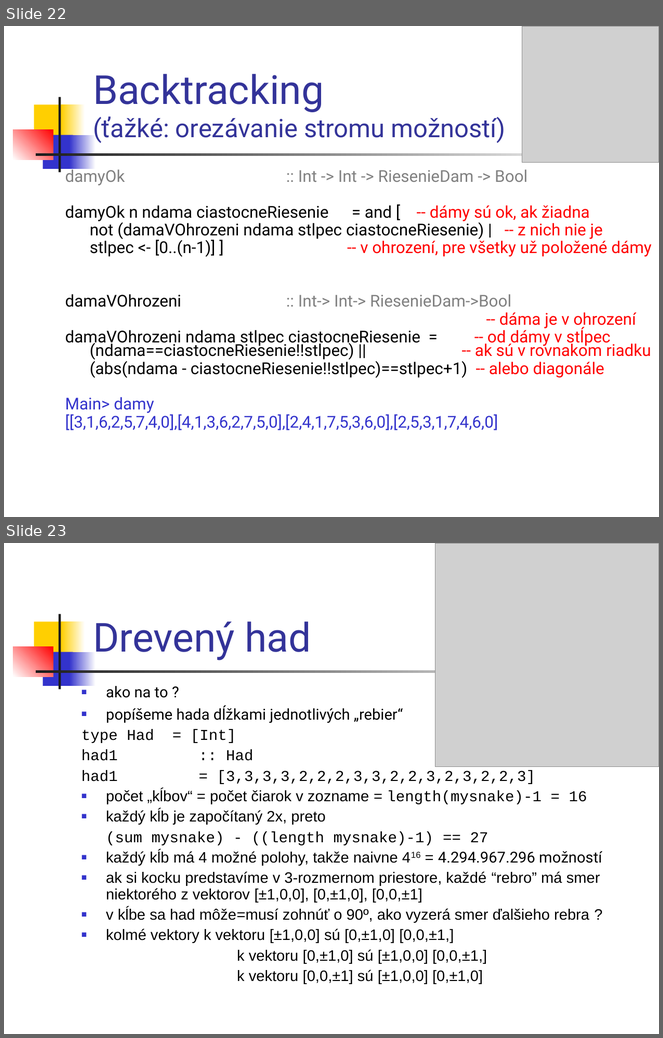
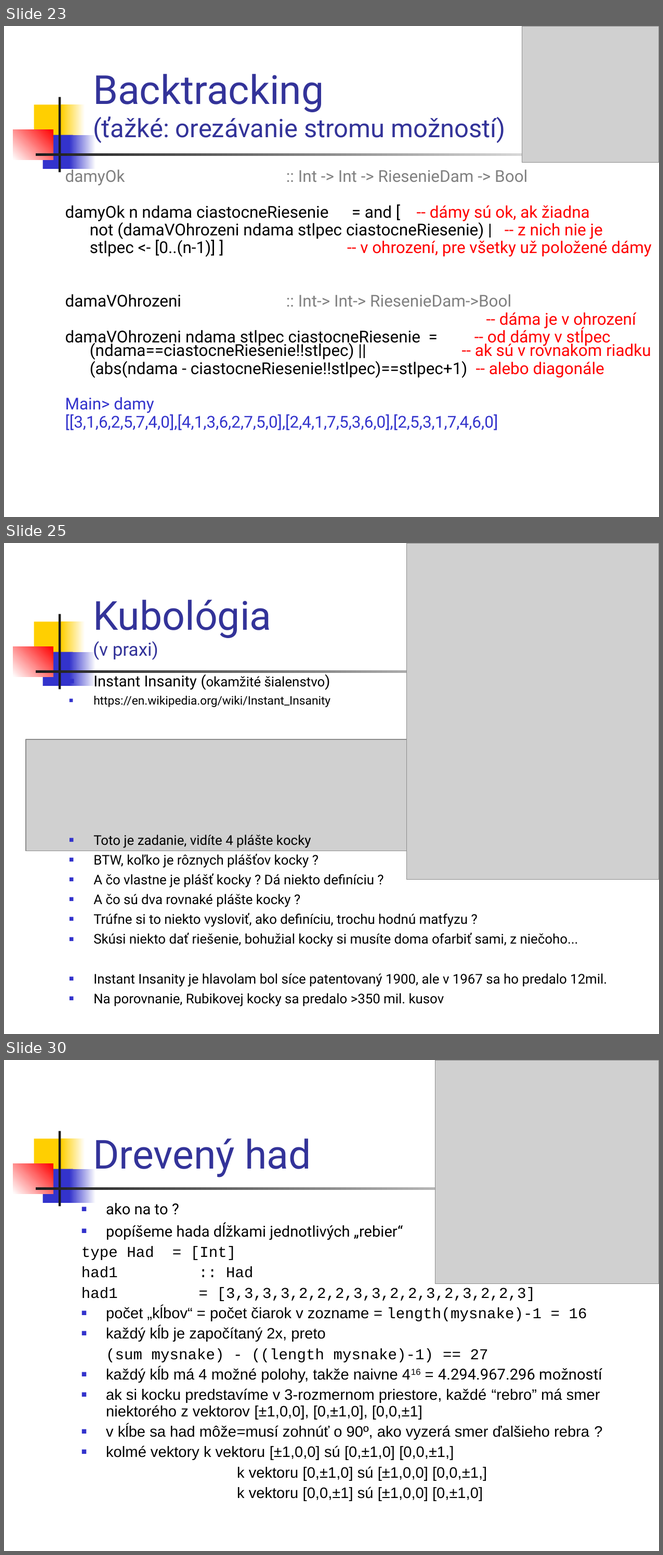
Before and after one commit to paradigmy/Prednasky, a slide deck: 08/funkcionalne3.ppt. Shown one above the other, each under a label of ours: slides 22 and 23 before the commit, slides 23, 25 and 30 after it; the slides between them are not shown. The pictures are 663x1038 and 663x1555 pixels, drawn with LibreOffice and Linux fonts; fonts in the diff are those of the drawing; grey boxes stand for pictures. Boxes give left, top, right and bottom in pixels: in the first picture for what was removed or moved away, otherwise in the second. Text is boxed around its words. In the diff, an @@ line names an element or a change of style, - is before the commit and + after.

```diff
--- a/08/funkcionalne3.ppt
+++ b/08/funkcionalne3.ppt
@@ slide 25 added at (4, 543, 659, 1034), background #FFFFFF; not listed: 7 template elements that a slide beside it also shows @@
@@ picture added at (407, 543, 659, 880) @@
@@ title added at (93, 600, 272, 660), 44 pt, text #333399 @@
+Kubológia
+(v praxi)
@@ text added at (93, 672, 607, 1007), 14.8 pt, text #000000 @@
+■ Instant Insanity (okamžité šialenstvo)
+■ https://en.wikipedia.org/wiki/Instant_Insanity
+■ Toto je zadanie, vidíte 4 plášte kocky
+■ BTW, koľko je rôznych plášťov kocky ?
+■ A čo vlastne je plášť kocky ? Dá niekto definíciu ?
+■ A čo sú dva rovnaké plášte kocky ?
+■ Trúfne si to niekto vysloviť, ako definíciu, trochu hodnú matfyzu ?
+■ Skúsi niekto dať riešenie, bohužial kocky si musíte doma ofarbiť sami, z niečoho...
+■ Instant Insanity je hlavolam bol síce patentovaný 1900, ale v 1967 sa ho predalo 12mil.
+■ Na porovnanie, Rubikovej kocky sa predalo >350 mil. kusov
@@ picture added at (26, 740, 406, 851) @@
@@ what was slide 22 is now slide 23 @@
@@ what was slide 23 is now slide 30 @@
```
Also in this commit, not shown: 3 slides changed, 7 other slides added, 1 other file.
